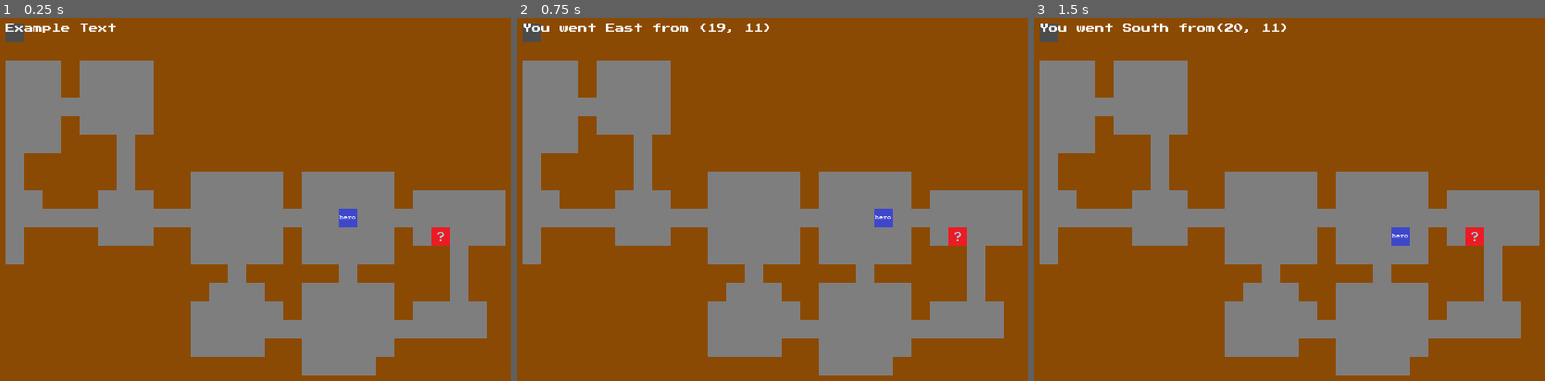
Above: before the commit, frames 1-3 (left to right).
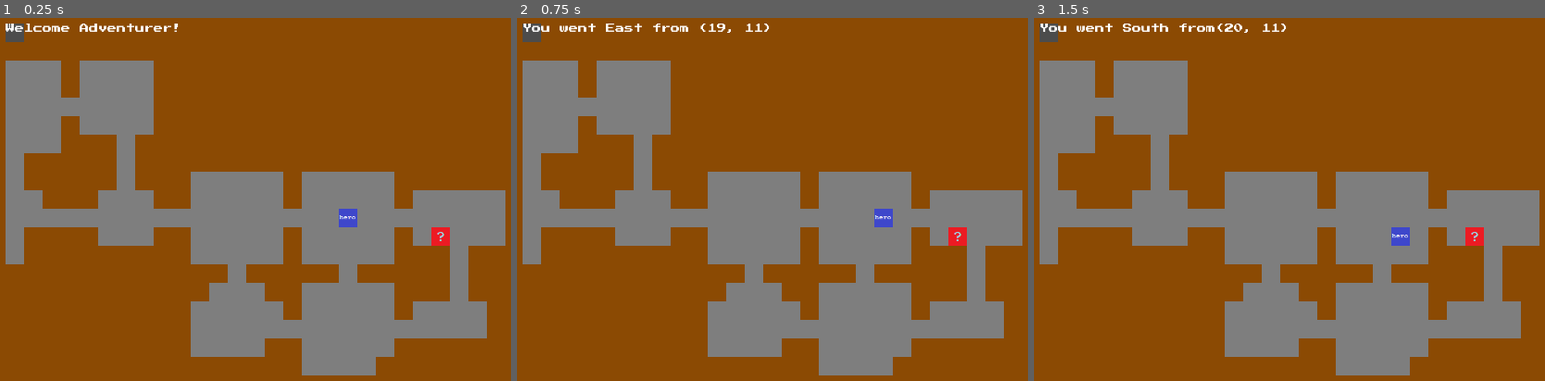
Above: after the commit, the same moments.

Repository: PiotrDawidziuk/Roguelike_Demo_Version_0_1
Game: Godot game, scene res://Scenes/Game.tscn
The game is run twice, just before and just after one commit, with the same random seed, the same clock (stepped at 60 frames per second) and the same inputs.
Inputs:
- Up to frame 1 (0.25 s): no input
- Up to frame 2 (0.75 s): tap Enter at 0.5 s; hold Right (ui_right) from 0.53 s (still down)
- Up to frame 3 (1.5 s): tap Space at 1.25 s; release Right (ui_right) at 1.28 s; hold Down (ui_down) from 1.28 s (still down)

The runs differ from the first frame. In frame 1, 0.3% of the frame differs, in the area x 1-35%, y 1-5%; in frame 2, nothing differs; in frame 3, nothing differs.

Commit message:
Exported demo

Diff:
--- a/Scenes/Game.gd
+++ b/Scenes/Game.gd
@@ -50,7 +50,7 @@
 
 	cell_sample = tileMap.get_cell(2,2)
 	# test_label.text = String(cell_sample)
-	test_label.text = "Example Text"
+	test_label.text = "Welcome Adventurer!"
 
 func _input(event):
 	if event.is_action_pressed("ui_left"):
Not shown, added: export_presets.cfg
Not shown, added: Roguelike_Demo_Version_0_1.exe
Not shown, added: Roguelike_Demo_Version_0_1.pck
